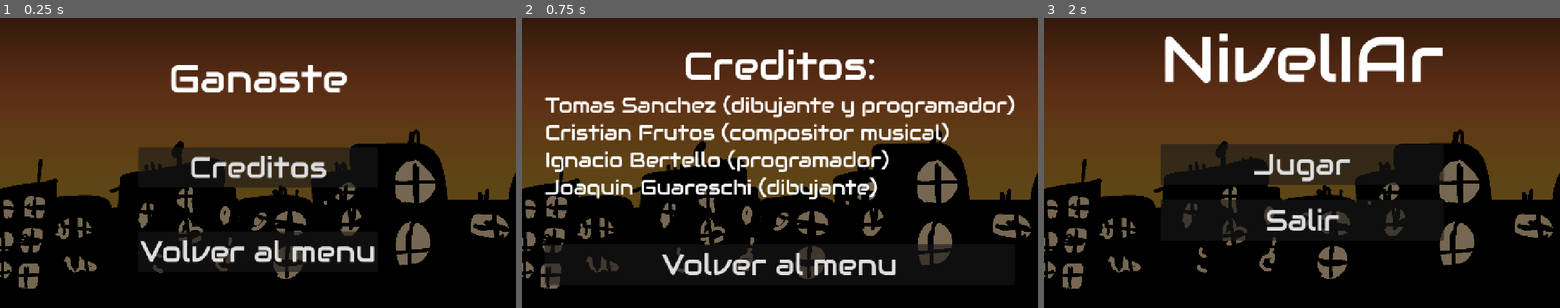
Above: before the commit, frames 1-3 (left to right).
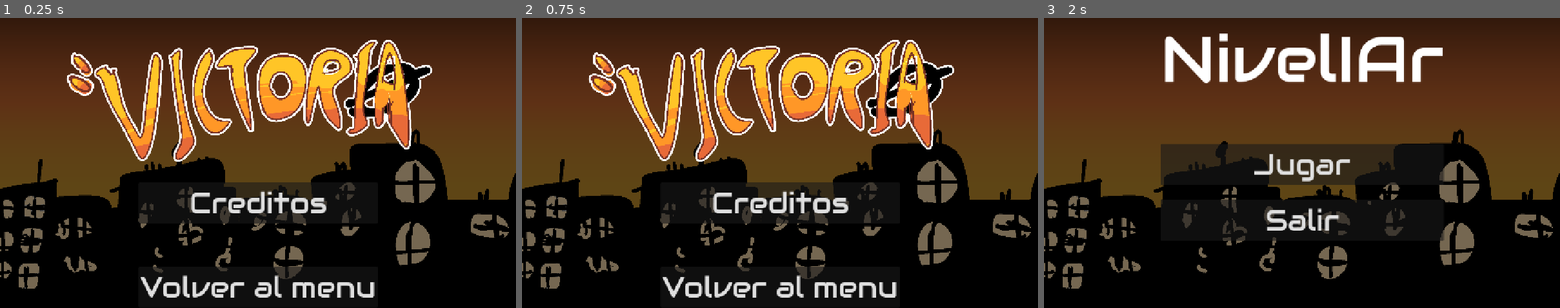
Above: after the commit, the same moments.

Repository: ActivePowah/ONIET-30-ODV
Game: Godot game, scene res://finalvictory.tscn
The game is run twice, just before and just after one commit, with the same random seed, the same clock (stepped at 60 frames per second) and the same inputs. This scene is started directly instead of the project's main scene. The engine's default icon, where the game draws it, is replaced by a stand-in: a white triangle on a blue panel in a dark square. Sound files missing from this copy of the repository are replaced by a short silence.
Inputs (mouse positions are in pixels of both pictures, inside the frame that each line leads up to):
- Up to frame 1 (0.25 s): no input
- Up to frame 2 (0.75 s): tap Enter at 0.5 s; move the mouse to (893, 148) at 0.52 s; press the mouse at (893, 148) at 0.53 s
- Up to frame 3 (2 s): release the mouse at (1415, 148) at 1.25 s; click "Volver al menu" at 1.25 s

The runs differ from the first frame. In frame 1, 22% of the frame differs, in the area x 12-84%, y 7-97%; in frame 2, 24%, in the area x 4-96%, y 7-97%; in frame 3, nothing differs.

Commit message:
victoria

Diff:
--- a/finalvictory.tscn
+++ b/finalvictory.tscn
@@ -1,5 +1,6 @@
 [gd_scene format=3 uid="uid://dt4e7lkmlckr"]
 
+[ext_resource type="Texture2D" uid="uid://c4chf2wyj1jyg" path="res://assets/sprites/CARTELVICTORIA.png" id="1_55rtp"]
 [ext_resource type="Script" uid="uid://b7grhsg5a1d83" path="res://interfaz/boton_volver.gd" id="1_flyxe"]
 [ext_resource type="Script" uid="uid://ctd080b0cl5bt" path="res://creditos.gd" id="1_x8gjx"]
 [ext_resource type="Texture2D" uid="uid://b8tecb0p6ouft" path="res://assets/sprites/fondo.png" id="3_3dkjk"]
@@ -19,10 +20,15 @@
 grow_horizontal = 2
 grow_vertical = 2
 
-[node name="Label" type="Label" parent="VBoxContainer2" unique_id=1220224072]
+[node name="Control" type="Control" parent="VBoxContainer2" unique_id=95939339]
+custom_minimum_size = Vector2(300, 300)
 layout_mode = 2
 size_flags_horizontal = 4
-text = "Ganaste"
+
+[node name="Cartelvictoria" type="Sprite2D" parent="VBoxContainer2/Control" unique_id=2002603689]
+position = Vector2(122.49999, 303.99997)
+scale = Vector2(0.53209025, 0.5320902)
+texture = ExtResource("1_55rtp")
 
 [node name="Spacer" type="Control" parent="VBoxContainer2" unique_id=471446655]
 custom_minimum_size = Vector2(0, 100)
--- a/victoryscene.tscn
+++ b/victoryscene.tscn
@@ -1,6 +1,7 @@
 [gd_scene format=3 uid="uid://mt7ky1vm8ls4"]
 
 [ext_resource type="Script" uid="uid://b7grhsg5a1d83" path="res://interfaz/boton_volver.gd" id="1_iqt07"]
+[ext_resource type="Texture2D" uid="uid://c4chf2wyj1jyg" path="res://assets/sprites/CARTELVICTORIA.png" id="1_r6b0i"]
 [ext_resource type="Script" uid="uid://d2tpaejbojok2" path="res://interfaz/Nivel2.gd" id="2_ux5v5"]
 [ext_resource type="Texture2D" uid="uid://b8tecb0p6ouft" path="res://assets/sprites/fondo.png" id="3_dyjwk"]
 
@@ -19,10 +20,15 @@
 grow_horizontal = 2
 grow_vertical = 2
 
-[node name="Label" type="Label" parent="VBoxContainer2" unique_id=1193903315]
+[node name="Control" type="Control" parent="VBoxContainer2" unique_id=970425147]
+custom_minimum_size = Vector2(300, 300)
 layout_mode = 2
 size_flags_horizontal = 4
-text = "Ganaste"
+
+[node name="Cartelvictoria" type="Sprite2D" parent="VBoxContainer2/Control" unique_id=2078128606]
+position = Vector2(122.49999, 303.99997)
+scale = Vector2(0.53209025, 0.5320902)
+texture = ExtResource("1_r6b0i")
 
 [node name="Spacer" type="Control" parent="VBoxContainer2" unique_id=2025808998]
 custom_minimum_size = Vector2(0, 100)
